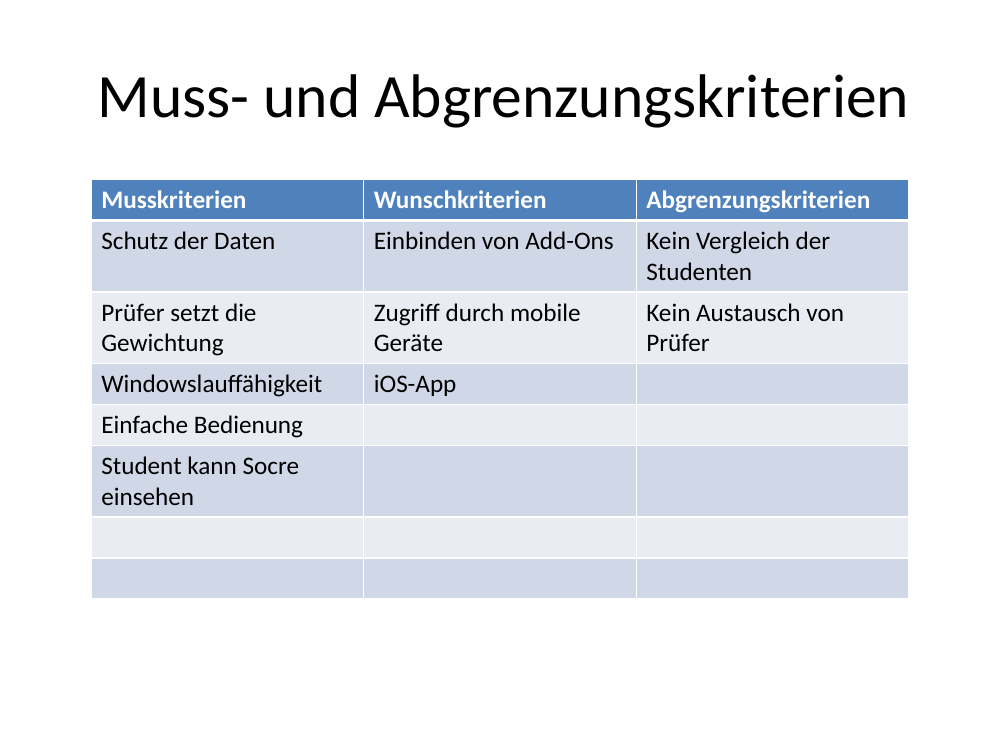
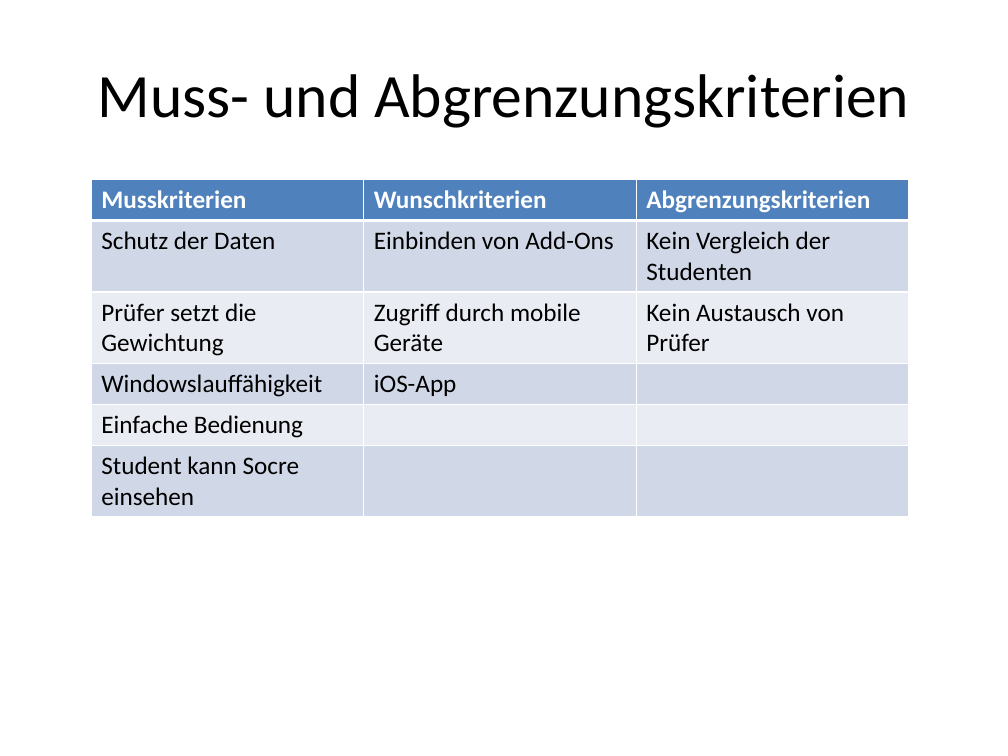
Before and after one commit to SWE-Projekt14/software-engineering, a slide deck: slide 8 of Präsentation/Softwareingeneering Präse V1.pptx. Drawn at 1008x756 pixels with LibreOffice and Linux fonts; fonts in the diff are those of the drawing. Boxes give left, top, right and bottom in pixels: in the first picture for what was removed or moved away, otherwise in the second. Text is boxed around its words. In the diff, an @@ line names an element or a change of style, - is before the commit and + after.

```diff
--- a/Präsentation/Softwareingeneering Präse V1.pptx
+++ b/Präsentation/Softwareingeneering Präse V1.pptx
@@ table at box(92, 179, 908, 514) @@
-row 7:  |  | 
-row 8:  |  | 
```
Also in this commit, not shown: 1 slide added, 1 slide removed.
